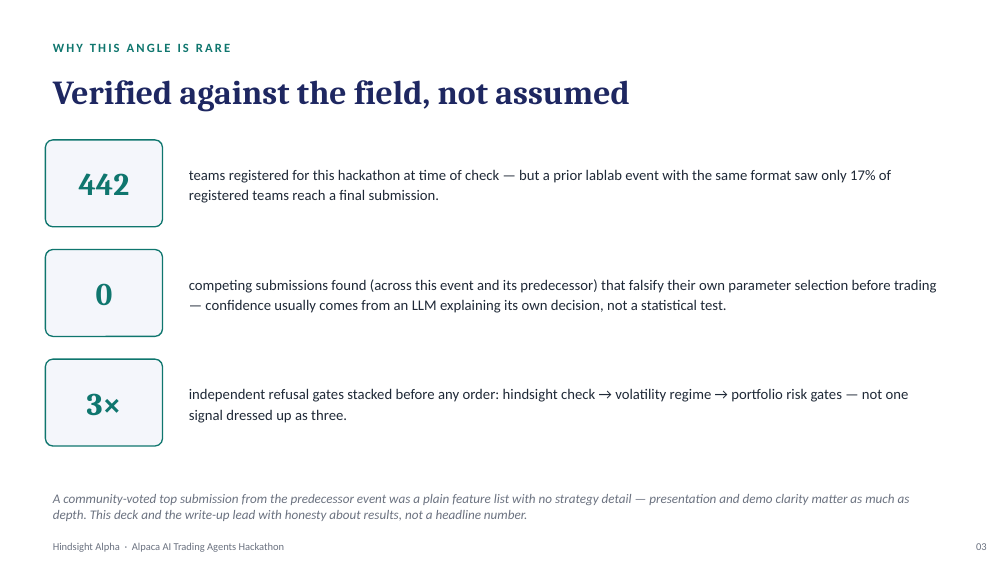
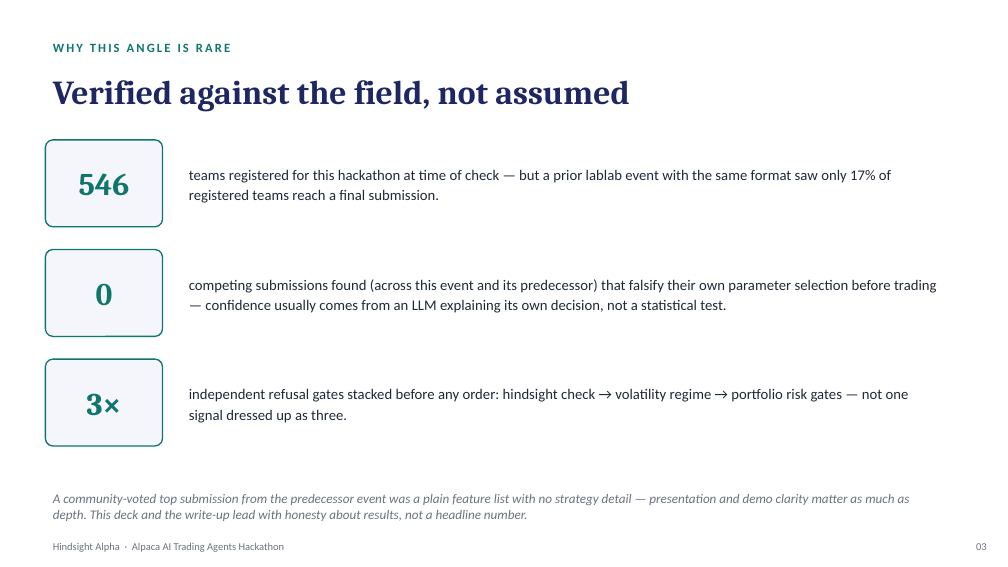
Before and after one commit to s-papy/hindsight-alpha, a slide deck: slide 3 of submission/Hindsight_Alpha_Deck.pptx. Drawn at 1008x567 pixels with LibreOffice and Linux fonts; fonts in the diff are those of the drawing. Boxes give left, top, right and bottom in pixels: in the first picture for what was removed or moved away, otherwise in the second. Text is boxed around its words. In the diff, an @@ line names an element or a change of style, - is before the commit and + after.

```diff
--- a/submission/Hindsight_Alpha_Deck.pptx
+++ b/submission/Hindsight_Alpha_Deck.pptx
@@ text at (79,173,130,196): text changed @@
-442
+546
```
Also in this commit, not shown: 1 other slide changed, 17 other files.
